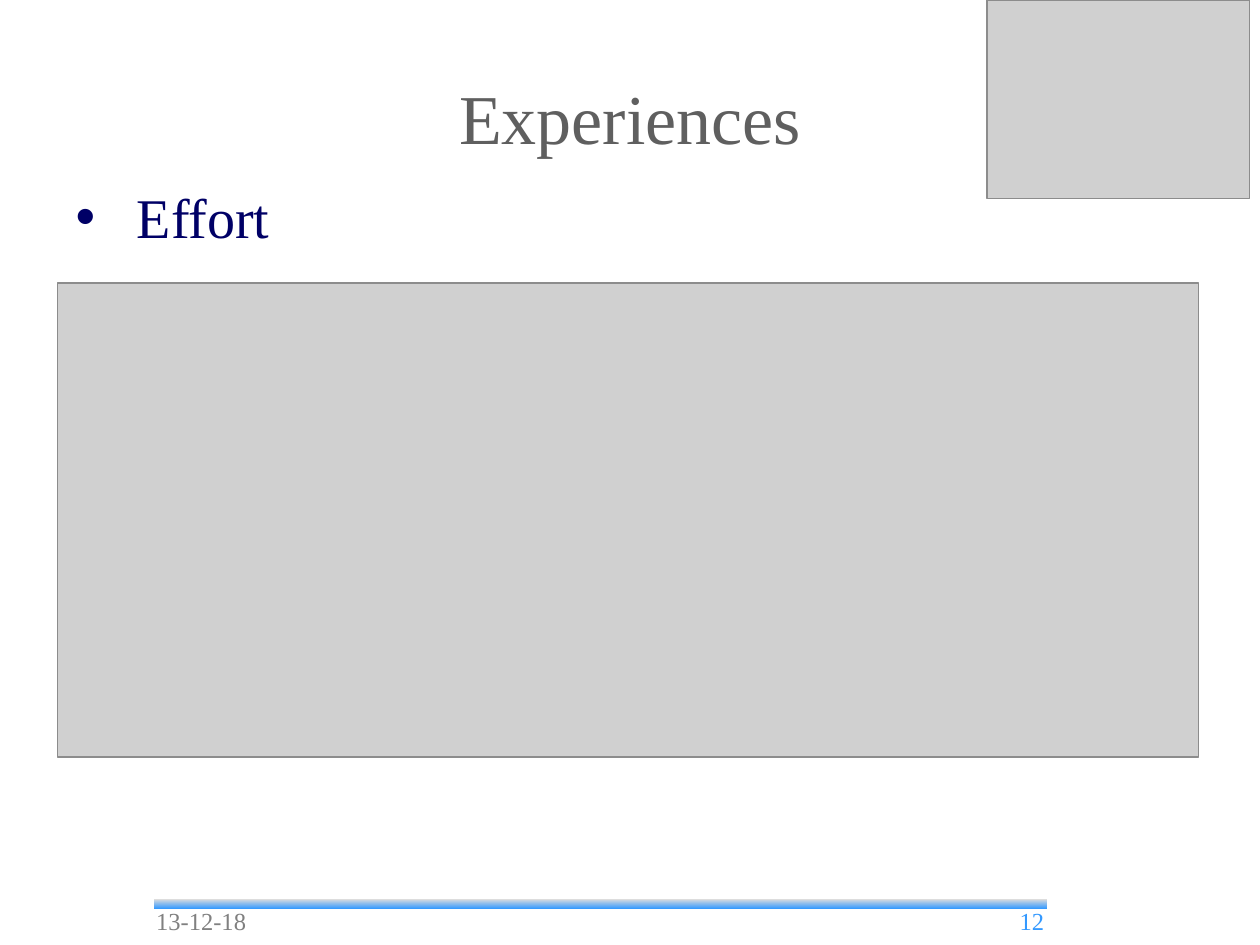
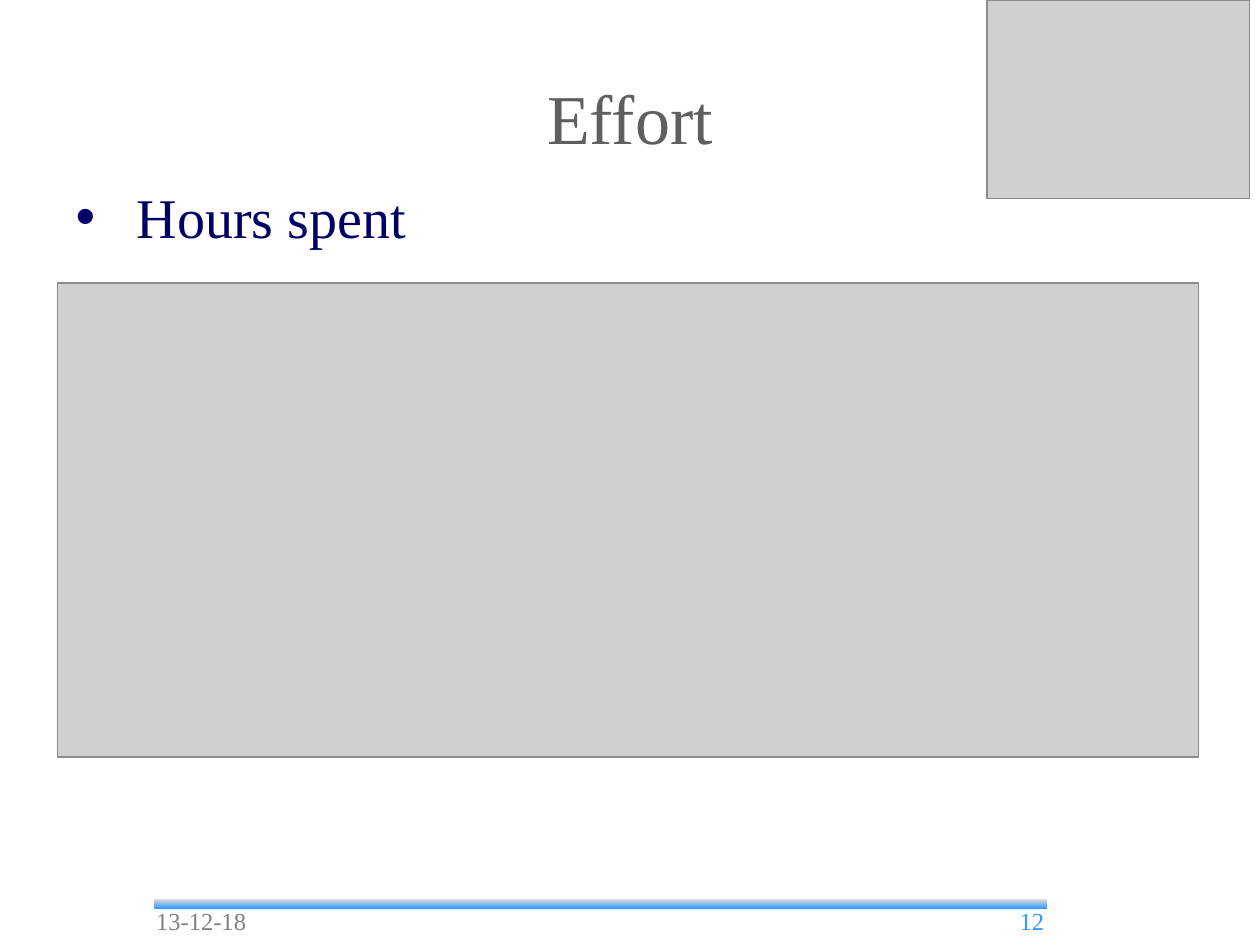
Before and after one commit to andrea-bottoli/DSD, a slide deck: slide 12 of Documentation/Presentations/Beta_Prototype.odp. Drawn at 1260x945 pixels with LibreOffice and Linux fonts; fonts in the diff are those of the drawing; grey boxes stand for pictures; background and template pictures are left out. Boxes give left, top, right and bottom in pixels: in the first picture for what was removed or moved away, otherwise in the second. Text is boxed around its words. In the diff, an @@ line names an element or a change of style, - is before the commit and + after.

```diff
--- a/Documentation/Presentations/Beta_Prototype.odp
+++ b/Documentation/Presentations/Beta_Prototype.odp
@@ title at <box>547,94,713,145</box>: text changed @@
-Experiences
+Effort
@@ text at <box>137,201,406,248</box>: text changed @@
-• Effort
+• Hours spent
```
Also in this commit, not shown: 13 other slides changed, 1 other file.
